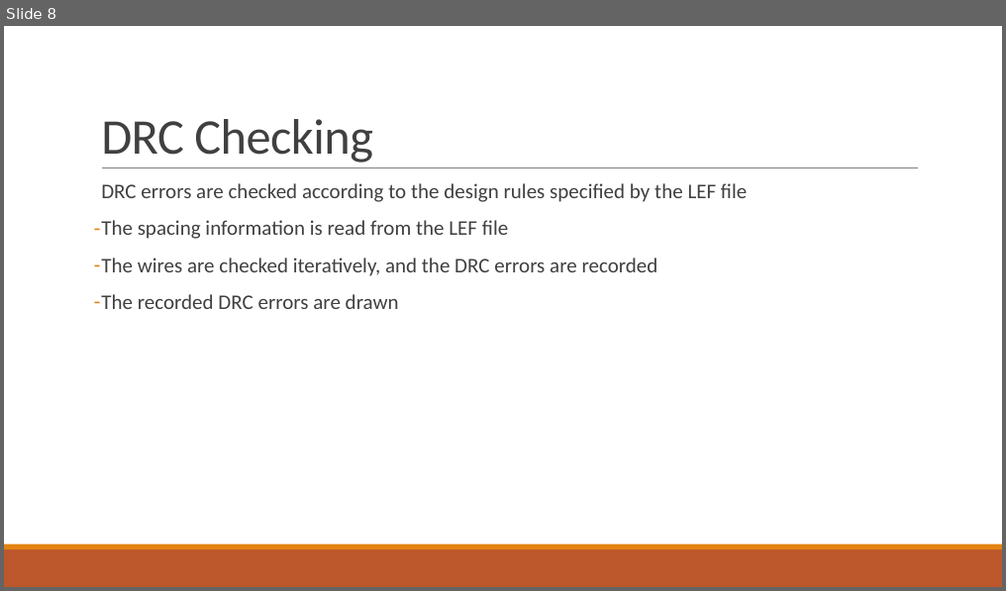
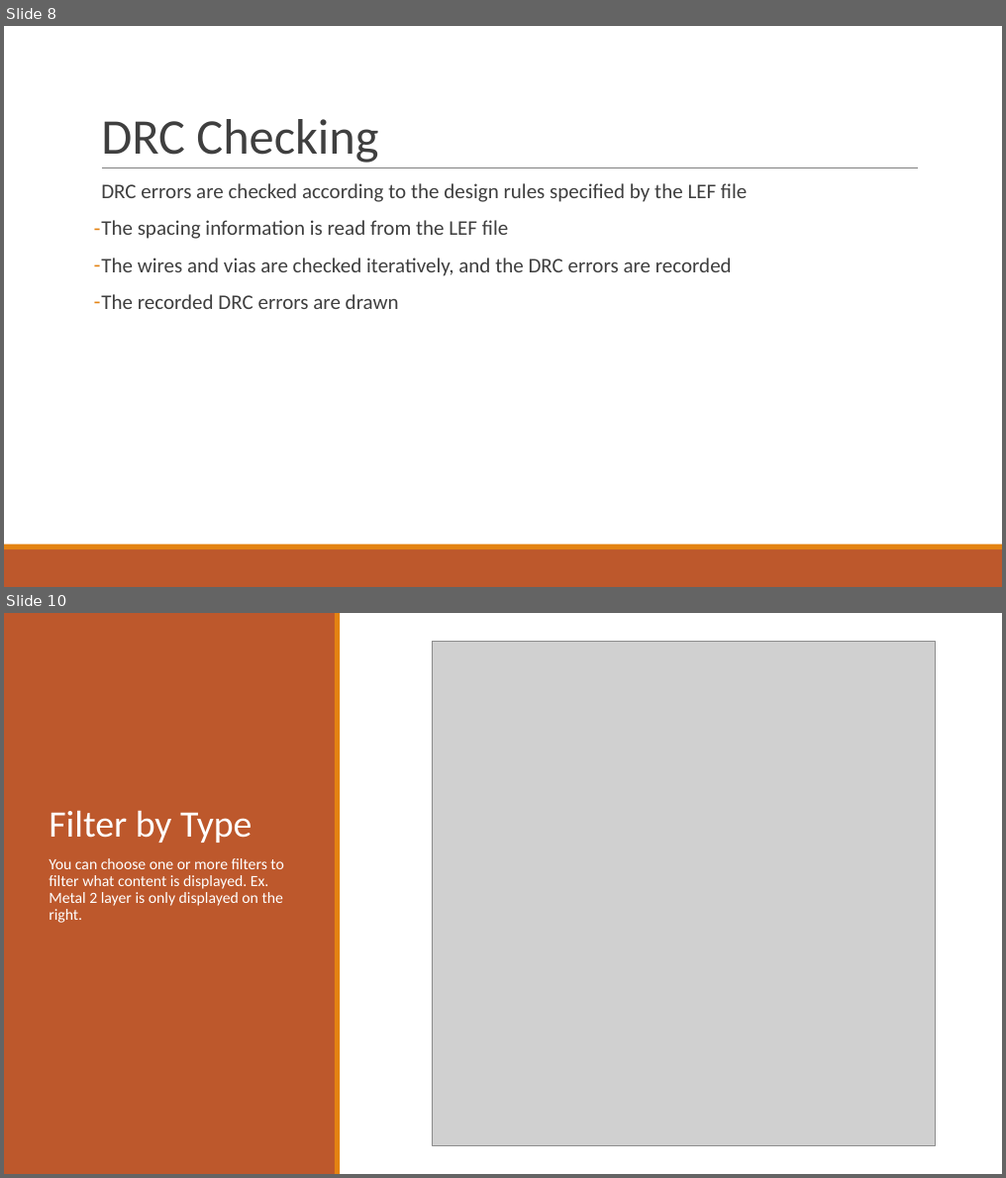
Before and after one commit to AhmedSharaf98/DEF-to-SVG, a slide deck: docs/DEF-LEF to SVG.pptx. Shown one above the other, each under a label of ours: slide 8 before the commit, slides 8 and 10 after it; the slides between them are not shown. The pictures are 1006x591 and 1006x1178 pixels, drawn with LibreOffice and Linux fonts; fonts in the diff are those of the drawing; grey boxes stand for pictures. Boxes give left, top, right and bottom in pixels: in the first picture for what was removed or moved away, otherwise in the second. Text is boxed around its words. In the diff, an @@ line names an element or a change of style, - is before the commit and + after.

```diff
--- a/docs/DEF-LEF to SVG.pptx
+++ b/docs/DEF-LEF to SVG.pptx
@@ slide 10 added at <box>4,613,1002,1174</box>, background #FFFFFF @@
@@ rectangle added at <box>4,613,336,1174</box>, fill #BD582C @@
@@ rectangle added at <box>335,613,341,1174</box>, fill #E48312 @@
@@ picture added at <box>432,642,936,1146</box> @@
@@ title added at <box>49,810,252,843</box>, 36 pt, text #FFFFFF @@
+Filter by Type
@@ text added at <box>49,859,283,923</box>, 15 pt, text #FFFFFF @@
+You can choose one or more filters to filter what content is displayed. Ex. Metal 2 layer is only displayed on the right.
@@ slide 8 changed as well @@
@@ title "DRC Checking" at <box>101,119,378,163</box>: text colour #404040 to #3F3F3F, letter spacing -0.5 to 0 pt @@
@@ text at <box>101,183,746,309</box>: text colour #404040 to #3F3F3F in "DRC errors are checked according to the ...", "The spacing information is read from the ...", "The recorded DRC errors are drawn"; indent changed; less space between paragraphs @@
@@ text at <box>101,258,732,276</box>: text changed; text colour #404040 to #3F3F3F @@
-– The wires are checked iteratively, and the DRC errors are recorded
+– The wires and vias are checked iteratively, and the DRC errors are recorded
```
Also in this commit, not shown: 13 other slides changed, 6 other slides added, 5 slides removed.
